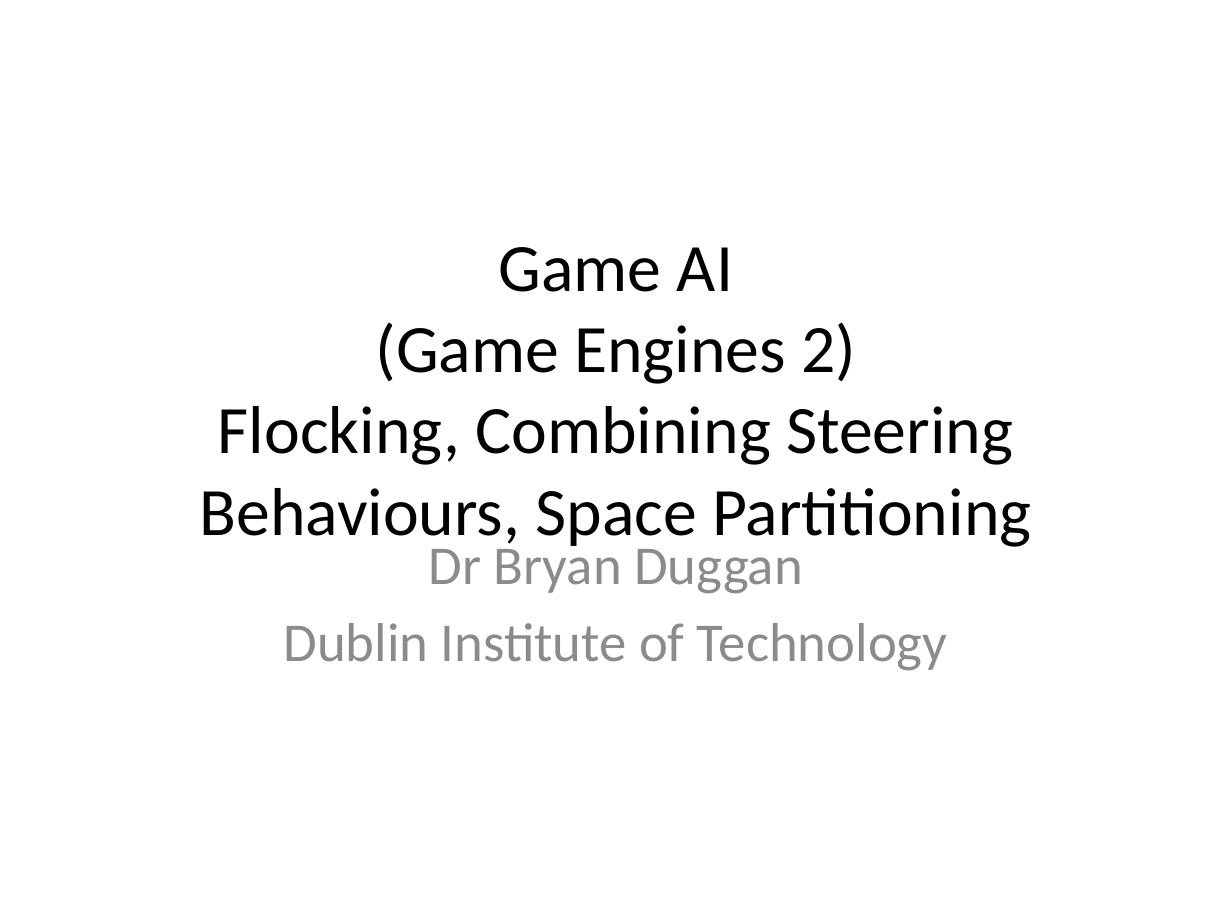
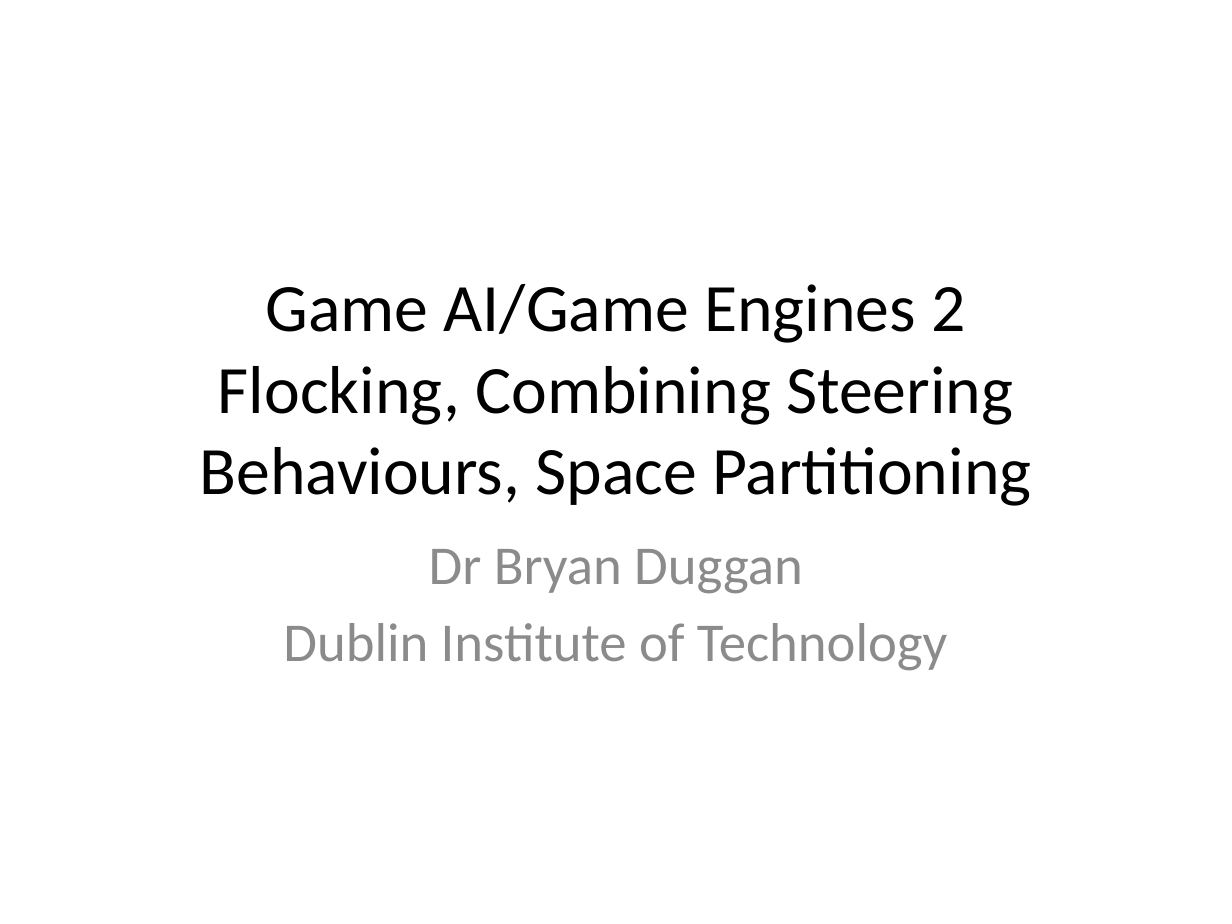
Before and after one commit to skooter500/UnitySteeringBehaviours, a slide deck: slide 1 of Lectures/Game AI 5.pptx. Drawn at 1232x924 pixels with LibreOffice and Linux fonts; fonts in the diff are those of the drawing; background and template pictures are left out. Boxes give left, top, right and bottom in pixels: in the first picture for what was removed or moved away, otherwise in the second. Text is boxed around its words. In the diff, an @@ line names an element or a change of style, - is before the commit and + after.

```diff
--- a/Lectures/Game AI 5.pptx
+++ b/Lectures/Game AI 5.pptx
@@ title at bbox=[200, 284, 1031, 506]: text changed @@
-Game AI
-(Game Engines 2)
-Flocking, Combining Steering Behaviours, Space Partitioning
+Game AI/Game Engines 2
+Flocking, Combining Steering Behaviours, Space Partitioning
```
Also in this commit, not shown: 12 other files.
